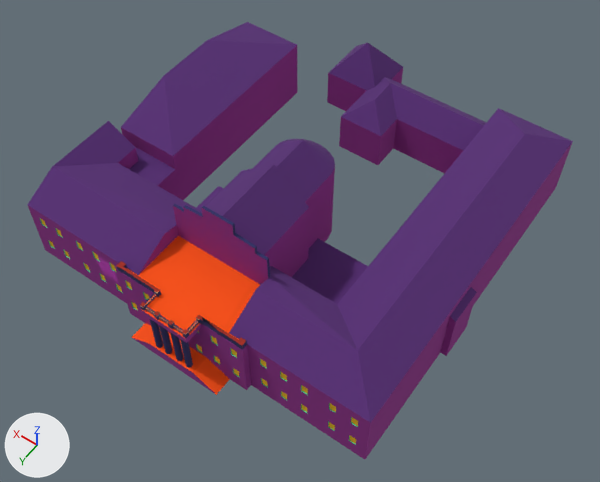
Before and after pictures for a commit that changed the FBX model Assets/Models/Buildings/Radom/Budynki/Muzeum Malczewskiego/Muzeum Malczewskiego Tier 3.fbx.
Both versions are drawn from a 50 mm lens placed at (-14.4, 20.8, 30.5), pointed at (-1.2, 2.2, 1.3). Lighting does not change. The marker at lower left points along +X, +Y and +Z. Where no turn or scale is listed for an object, it has been applied to the vertices. Vertices at the same position are counted once.
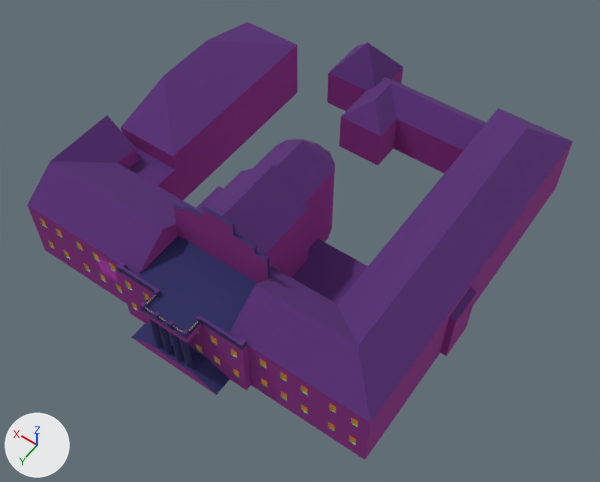
The newer file is also rescaled (x0.00211), turned or shifted as a whole; pictures and numbers use the older file's frame.

Boxes (x1, y1, x2, y2) around the edits, measured in the pictures (600 x 482 px):
'Cylinder.003', reshaped
    before: (28, 22, 573, 459)
    after: (27, 22, 573, 460)
part 1 of me_cylinder_003, cut back
    before: (28, 108, 573, 444)
    after: (27, 108, 573, 459)
part 2 of me_cylinder_003, surface changed (orange to blue)
    both: (116, 205, 270, 376)

Diff of the bpy script that builds the scene:
```diff
--- a/Assets/Models/Buildings/Radom/Budynki/Muzeum Malczewskiego/Muzeum Malczewskiego Tier 3.fbx.py
+++ b/Assets/Models/Buildings/Radom/Budynki/Muzeum Malczewskiego/Muzeum Malczewskiego Tier 3.fbx.py
@@ me_cylinder_003 @@
 # used by ob_cylinder_003; location = (-0.9, 9.6, 0.59)
-me_cylinder_003.from_pydata(...)  # 1485 vertices, 1738 faces; spans x -8.2..9.5, y -19.3..0.2, z -0.6..5.5
+me_cylinder_003.from_pydata(...)  # 1342 vertices, 1529 faces; spans x -8.2..9.5, y -19.3..0.2, z -0.6..5.5
+# me_cylinder_003 part 1: 13 vertices moved from x -1.5..9.5, y -6.2..0.0, z 2.9..3.5 to x -1.5..9.5, y -6.2..0.0, z 2.9..3.8; 175 vertices removed from x -7.5..9.5, y -16.4..0.2, z 0.6..3.5; 43 vertices added at x -7.5..9.5, y -16.4..-0.9, z 0.6..3.8
+# me_cylinder_003 part 2: 312 kept faces spanning x -2.4..4.0, y -3.6..0.2, z 0.0..5.5 get new texture (UV) coordinates
 me_cylinder_003.materials.append(mat_mat)
```
